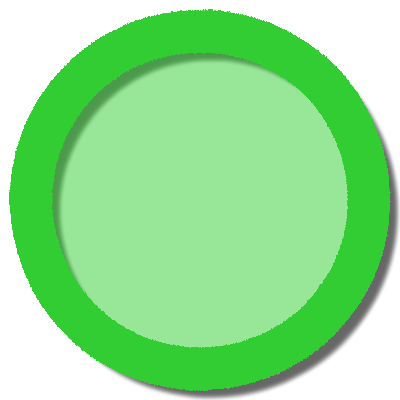
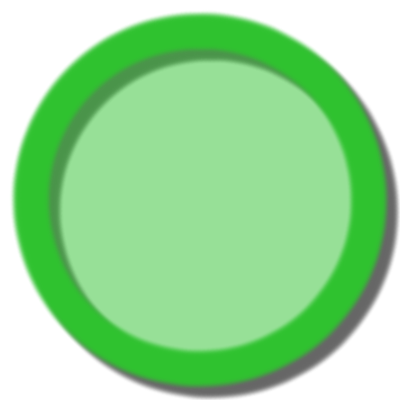
Revision of a layered 400 × 400 image; what changed, layer by layer:
painted on "Layer #3" over [31, 31, 369, 369]
painted on "Layer #4" over [9, 9, 391, 391]
